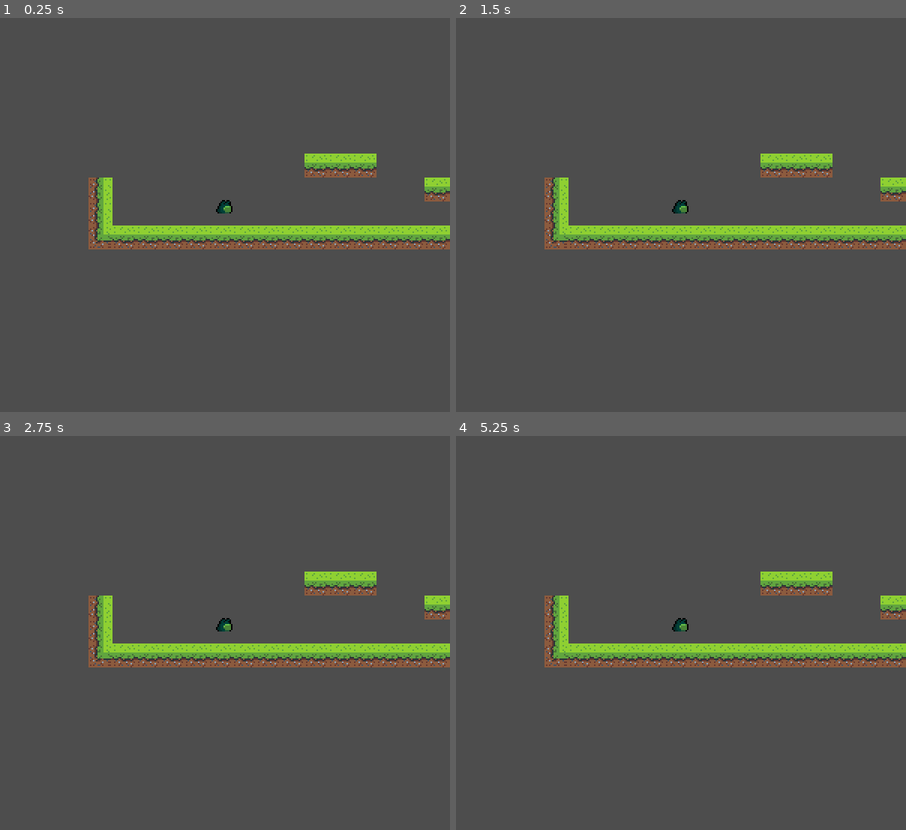
Above: before the commit, frames 1-4 (two rows, left to right).
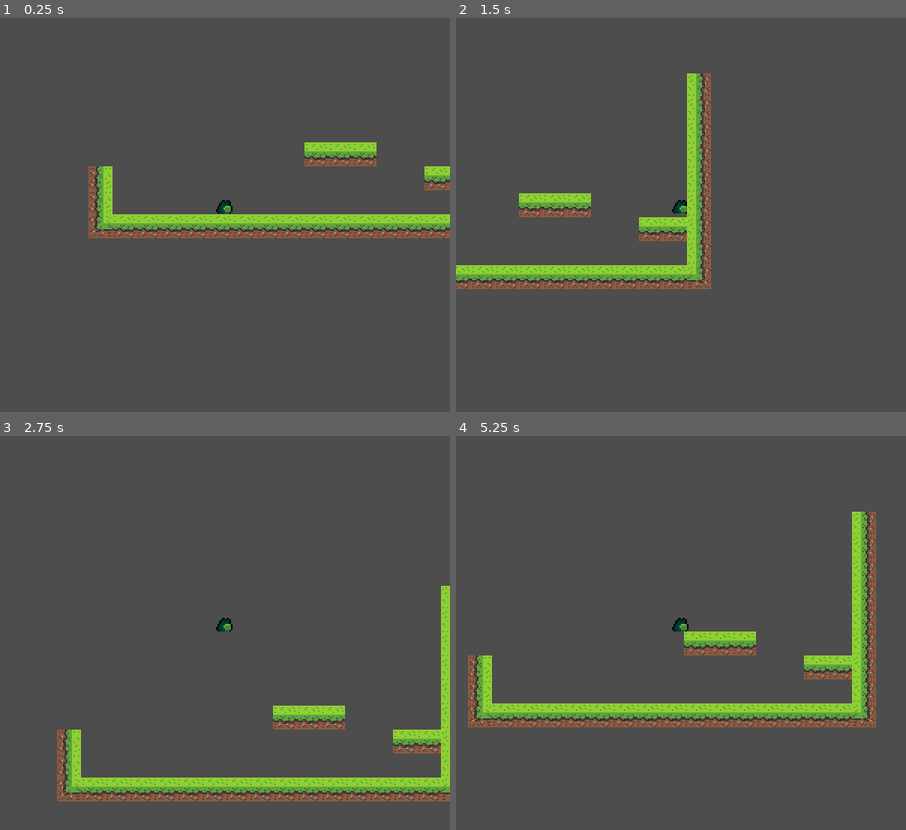
Above: after the commit, the same moments.

Repository: Szymii/GGame
Game: Godot game, scene res://scene/level_0.tscn
Same seed, same stepped clock (60 frames per second), same inputs: the game is played once before the commit and once after it.
Inputs:
- Up to frame 1 (0.25 s): no input
- Up to frame 2 (1.5 s): tap Enter at 0.5 s; hold Space (jump) 0.53-1.28 s; hold D (right) from 0.53 s (still down); tap Space (jump) at 1.35 s
- Up to frame 3 (2.75 s): tap Space (jump) at 1.52, 1.82 s; release D (right) at 2.03 s; hold A (left) from 2.03 s (still down); hold Space (jump) from 2.03 s (still down)
- Up to frame 4 (5.25 s): release A (left) at 2.78 s; release Space (jump) at 2.78 s; hold D (right) 2.78-4.28 s; tap Space (jump) at 2.85, 3.02, 3.32, 4.35, 4.52, 4.82 s; hold Space (jump) 3.53-4.28 s; hold A (left) 4.28-5.03 s; hold D (right) from 5.03 s (still down); hold Space (jump) from 5.03 s (still down)

The runs differ from the first frame. In frame 1, 9.2% of the frame differs, in the area x 19-100%, y 31-59%; in frame 2, 13%; in frame 3, 15%; in frame 4, 16%, in the area x 2-100%, y 19-74%.
Error before the commit: Parse Error: The function signature doesn't match the parent. Parent signature is "get_gravity() -> Vector2". (res://scripts/jump_king_jump.gd:19)

Commit message:
Make movement scripts composable

Diff:
--- a/scene/level_0.tscn
+++ b/scene/level_0.tscn
@@ -1,8 +1,7 @@
-[gd_scene load_steps=11 format=3 uid="uid://btw7vn3q17fe8"]
+[gd_scene load_steps=10 format=3 uid="uid://btw7vn3q17fe8"]
 
 [ext_resource type="PackedScene" uid="uid://cvjwnqgvotkkw" path="res://scene/player.tscn" id="1_1i13n"]
 [ext_resource type="Texture2D" uid="uid://b6wchadkeuqgc" path="res://assets/terrain.png" id="2_dc666"]
-[ext_resource type="Script" path="res://scripts/jump_king_jump.gd" id="2_p2fr2"]
 
 [sub_resource type="TileSetAtlasSource" id="TileSetAtlasSource_oclxs"]
 texture = ExtResource("2_dc666")
@@ -34,7 +33,6 @@
 
 [node name="Player" parent="." instance=ExtResource("1_1i13n")]
 position = Vector2(107, 264)
-script = ExtResource("2_p2fr2")
 
 [node name="Camera2D" type="Camera2D" parent="Player"]
 
--- a/scene/player.tscn
+++ b/scene/player.tscn
@@ -1,6 +1,7 @@
-[gd_scene load_steps=3 format=3 uid="uid://cvjwnqgvotkkw"]
+[gd_scene load_steps=4 format=3 uid="uid://cvjwnqgvotkkw"]
 
 [ext_resource type="Texture2D" uid="uid://3xgcau0cp7mw" path="res://assets/frodge.png" id="1_egv8c"]
+[ext_resource type="Script" path="res://scripts/composable/free_jump.gd" id="2_8m8vy"]
 
 [sub_resource type="RectangleShape2D" id="RectangleShape2D_bf17w"]
 size = Vector2(11, 9)
@@ -16,3 +17,6 @@
 position = Vector2(1, -7)
 texture = ExtResource("1_egv8c")
 hframes = 4
+
+[node name="movement" type="Node" parent="."]
+script = ExtResource("2_8m8vy")
--- a/scripts/player_free_jump.gd
+++ b/scripts/composable/free_jump.gd
@@ -1,4 +1,4 @@
-extends CharacterBody2D
+class_name FreeJump extends Node
 
 @export var speed: float = 200
 
@@ -11,22 +11,30 @@
 
 var _jump_velocity: float = ((2.0 * jump_height) / time_to_peak)
 
+func _enter_tree() -> void:
+	# This component can only be a chld of CharacterBody2D
+	assert(owner is CharacterBody2D)
+	owner.set_meta(&"InteractableComponent", self) # Register
+
+func _exit_tree() -> void:
+	owner.remove_meta(&"InteractableComponent") # Unregister
+
 func _get_gravity() -> float:
-	if velocity.y < 0:
+	if owner.velocity.y < 0:
 		return ((2.0 * jump_height) / (time_to_peak * time_to_peak * 2))
 	else:
 		return ((2.0 * jump_height) / (time_to_fall * time_to_fall * 2))
 
 func _jump() -> void:
-	velocity.y = -_jump_velocity
+	owner.velocity.y = -_jump_velocity
 
 func _physics_process(delta) -> void:
-	if is_on_floor():
+	if owner.is_on_floor():
 		_coyote_time = 0.05
 		if Input.is_action_just_pressed("jump") or _jump_buffer > 0.0:
 			_jump()
 	else:
-		velocity.y += _get_gravity() * delta
+		owner.velocity.y += _get_gravity() * delta
 
 		if _coyote_time > 0 and Input.is_action_just_pressed("jump"):
 			_jump()
@@ -35,11 +43,11 @@
 
 		# strat falling faster if jump is released
 		if Input.is_action_just_released("jump"):
-			velocity.y = velocity.y / 4
+			owner.velocity.y = owner.velocity.y / 4
 
 		_coyote_time -= delta
 		_jump_buffer -= delta
 
-	velocity.x = clamp(Input.get_axis("left", "right") * 100, -1.0, 1.0) * speed
+	owner.velocity.x = clamp(Input.get_axis("left", "right") * 100, -1.0, 1.0) * speed
 
-	move_and_slide()
+	owner.move_and_slide()
--- a/scripts/jump_king_jump.gd
+++ b/scripts/composable/jump_king_jump.gd
@@ -1,4 +1,4 @@
-extends CharacterBody2D
+class_name JumpKingJump extends Node
 
 @export var speed: float = 200
 @export var base_jump_height: float = 10
@@ -6,6 +6,14 @@
 var is_jumping: bool = false;
 var jump_direction = 1 # 1 = right, -1 = left
 var jump_height: float = base_jump_height
+
+func _enter_tree() -> void:
+	# This component can only be a chld of CharacterBody2D
+	assert(owner is CharacterBody2D)
+	owner.set_meta(&"InteractableComponent", self) # Register
+
+func _exit_tree() -> void:
+	owner.remove_meta(&"InteractableComponent") # Unregister
 
 func time_to_peak() -> float:
 	return (0.05 * jump_height / 10) + 0.10
@@ -19,7 +27,7 @@
 func get_gravity() -> float:
 	var _time_to_pick = time_to_peak()
 	var _time_to_fall = time_to_fall()
-	if velocity.y < 0:
+	if owner.velocity.y < 0:
 		return ((2.0 * jump_height) / (_time_to_pick * _time_to_pick * 2))
 	else:
 		return ((2.0 * jump_height) / (_time_to_fall * _time_to_fall * 2))
@@ -30,7 +38,7 @@
 
 	if Input.is_action_just_released("jump"):
 		is_jumping = true
-		velocity.y = -jump_velocity()
+		owner.velocity.y = -jump_velocity()
 
 func set_jump_direction() -> void:
 		if Input.is_action_just_pressed("left"):
@@ -39,24 +47,24 @@
 			jump_direction = 1
 
 func _physics_process(delta) -> void:
-	if is_on_floor():
+	if owner.is_on_floor():
 		# reset jump
 		if is_jumping:
 			is_jumping = false
 			jump_height = base_jump_height
 
 		# move left or right
-		velocity.x = clamp(Input.get_axis("left", "right") * 100, -1.0, 1.0) * speed
+		owner.velocity.x = clamp(Input.get_axis("left", "right") * 100, -1.0, 1.0) * speed
 
 		set_jump_direction()
 		jump()
 
 	else:
-		velocity.y += get_gravity() * delta
+		owner.velocity.y += get_gravity() * delta
 		if is_jumping:
-			velocity.x = jump_direction * speed / 1.5
+			owner.velocity.x = jump_direction * speed / 1.5
 		else:
 			# fall off the edge (slight controll)
-			velocity.x = clamp(Input.get_axis("left", "right") * 100, -1.0, 1.0) * speed / 4
+			owner.velocity.x = clamp(Input.get_axis("left", "right") * 100, -1.0, 1.0) * speed / 4
 
-	move_and_slide()
+	owner.move_and_slide()
